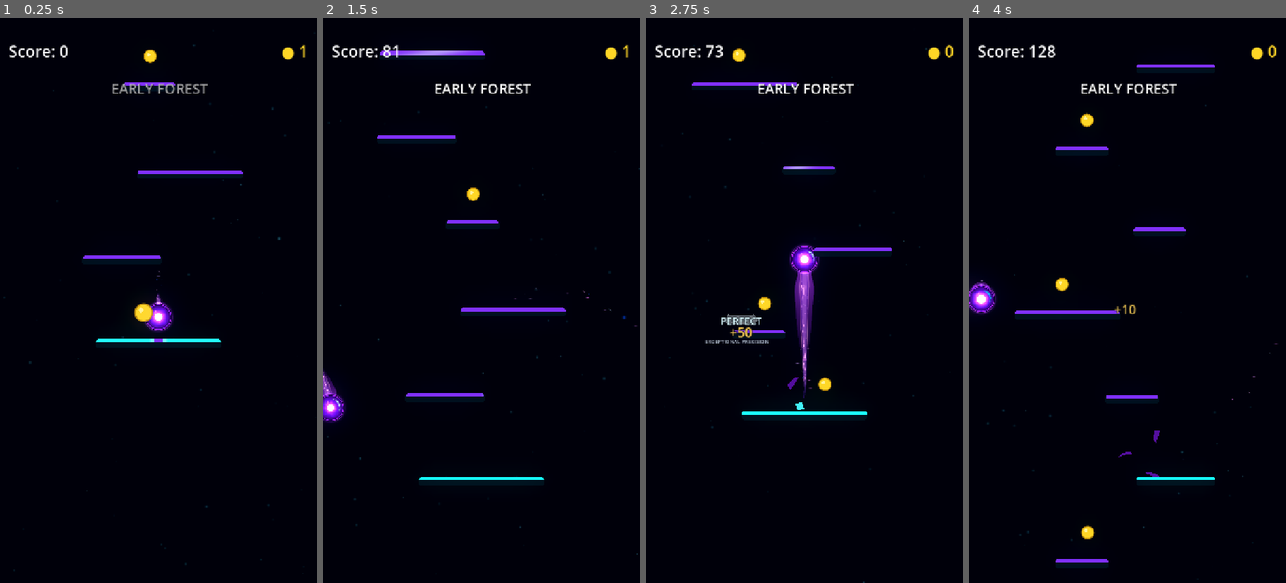
Above: before the commit, frames 1-4 (left to right).
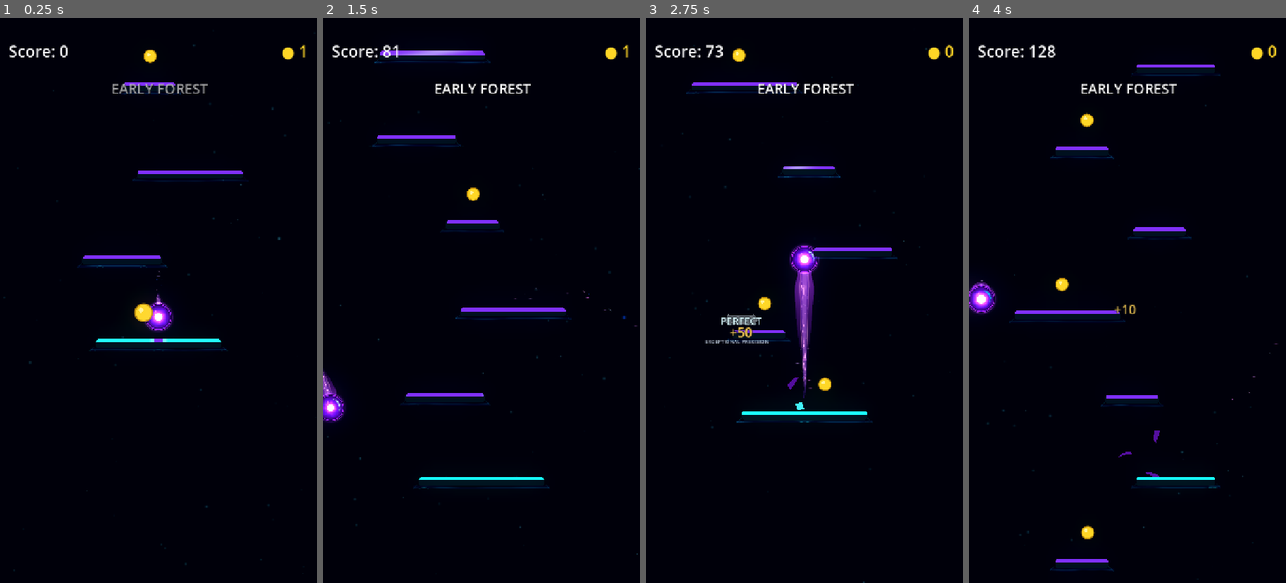
Above: after the commit, the same moments.

Repository: Kryodo/TowerJump
Game: Godot game, scene res://scenes/main.tscn
Same seed, same stepped clock (60 frames per second), same inputs: the game is played once before the commit and once after it.
Inputs (mouse positions are in pixels of both pictures, inside the frame that each line leads up to):
- Up to frame 1 (0.25 s): no input
- Up to frame 2 (1.5 s): move the mouse to (551, 272) at 0.52 s; hold Right (ui_right) 0.53-1.25 s; click (551, 272) at 0.67 s; drag from (418, 328) to (471, 193) at 1.27 s
- Up to frame 3 (2.75 s): click "Nochmal spielen" at 2 s
- Up to frame 4 (4 s): move the mouse to (1159, 176) at 2.77 s; hold Right (ui_right) 2.78-3.5 s; drag from (1111, 413) to (1060, 193) at 3.52 s

The runs differ from the first frame. In frame 1, 0.2% of the frame differs, in the area x 24-77%, y 13-59%; in frame 2, 0.3%, in the area x 15-79%, y 7-84%; in frame 3, 0.3%; in frame 4, 0.3%.

Commit message:
Add first-pass Normal platform resonance field

Diff:
--- a/scripts/platform.gd
+++ b/scripts/platform.gd
@@ -49,6 +49,9 @@
 const LandingApproachStateScript := preload(
 	"res://scripts/landing/landing_approach_state.gd"
 )
+const PlatformResonanceFieldScript := preload(
+	"res://scripts/platform_resonance_field.gd"
+)
 
 # Physical landing is surfaced as an event so the centralized landing system
 # can fan the same event out to future ball/effect/score/combo/camera/audio layers.
@@ -67,6 +70,8 @@
 # owns targeting/prediction; the platform only exposes a visual adapter.
 var _landing_approach: LandingApproachState = LandingApproachState.new()
 var _landing_confirmation_tween: Tween = null
+var _resonance_field: Node2D = null
+var _last_landing_world_x: float = 0.0
 var _idle_sheen_delay: float = -1.0
 var _idle_sheen_tween: Tween = null
 
@@ -78,8 +83,22 @@
 	add_to_group("platforms")
 	_collision_shape.one_way_collision = true
 
+	_create_resonance_field()
 	_apply_geometry()
 	_schedule_idle_sheen()
+
+
+func _create_resonance_field() -> void:
+	if _resonance_field != null and is_instance_valid(_resonance_field):
+		return
+
+	_resonance_field = Node2D.new()
+	_resonance_field.name = "ResonanceField"
+	_resonance_field.set_script(PlatformResonanceFieldScript)
+	add_child(_resonance_field)
+	# Draw the field before the body and neon edge so its energy stays outside
+	# and beneath the platform instead of obscuring its established silhouette.
+	move_child(_resonance_field, 0)
 
 func _apply_geometry() -> void:
 	var shape := RectangleShape2D.new()
@@ -137,6 +156,14 @@
 	_neon_edge.set_instance_shader_parameter("platform_height", height)
 	_neon_edge.set_instance_shader_parameter("edge_height", EDGE_HEIGHT)
 	_neon_edge.set_instance_shader_parameter("idle_sheen_progress", -1.0)
+
+	if _resonance_field != null and is_instance_valid(_resonance_field):
+		_resonance_field.call(
+			"configure",
+			int(platform_type),
+			width * width_scale,
+			height
+		)
 
 func _process(delta: float) -> void:
 	if _idle_sheen_delay < 0.0:
@@ -276,6 +303,10 @@
 	_schedule_idle_sheen()
 
 func on_ball_landed(landing_world_x: float) -> float:
+	# Preserve the physical contact point for the visual response that follows
+	# landing confirmation; this does not alter scoring or jump physics.
+	_last_landing_world_x = landing_world_x
+
 	# Surface the physical landing. LandingFeedbackController turns this into
 	# one LandingEvent that all future reaction layers can consume.
 	landing_occurred.emit(landing_world_x)
@@ -296,6 +327,13 @@
 func play_landing_confirmation(strength: float = 1.0) -> void:
 	if _landing_confirmation_tween != null and _landing_confirmation_tween.is_valid():
 		_landing_confirmation_tween.kill()
+
+	if _resonance_field != null and is_instance_valid(_resonance_field):
+		_resonance_field.call(
+			"play_landing_wave",
+			_last_landing_world_x,
+			strength
+		)
 
 	_neon_edge.set_instance_shader_parameter("activated", 1.0)
 	_neon_edge.set_instance_shader_parameter("landing_confirm", 0.0)
@@ -392,6 +430,7 @@
 		"approach_target_x",
 		_landing_approach.target_x
 	)
+	_update_resonance_approach_feedback()
 
 func retract_landing_approach_feedback(delta: float) -> void:
 	_landing_approach.update_retract(
@@ -406,6 +445,7 @@
 		"approach_target_x",
 		_landing_approach.target_x
 	)
+	_update_resonance_approach_feedback()
 
 func complete_landing_approach_feedback() -> void:
 	_landing_approach.complete()
@@ -421,6 +461,16 @@
 		"activated",
 		1.0
 	)
+	_update_resonance_approach_feedback()
+
+func _update_resonance_approach_feedback() -> void:
+	if _resonance_field == null or not is_instance_valid(_resonance_field):
+		return
+	_resonance_field.call(
+		"set_approach_feedback",
+		_landing_approach.charge(),
+		_landing_approach.target_x
+	)
 
 func is_landing_approach_feedback_empty() -> bool:
 	return _landing_approach.progress <= 0.0001
@@ -433,6 +483,9 @@
 
 func reset_landing_feedback_visual() -> void:
 	_landing_approach.reset()
+	_last_landing_world_x = global_position.x
+	if _resonance_field != null and is_instance_valid(_resonance_field):
+		_resonance_field.call("reset_feedback")
 	_neon_edge.set_instance_shader_parameter("idle_sheen_progress", -1.0)
 	_neon_edge.set_instance_shader_parameter("approach_charge", 0.0)
 	_neon_edge.set_instance_shader_parameter("approach_target_x", 0.5)
--- /dev/null
+++ b/scripts/platform_resonance_field.gd
@@ -0,0 +1,247 @@
+extends Node2D
+## First layer in TowerJump's reusable platform-visual library.
+##
+## Normal platforms use a restrained resonance field outside the body:
+## slow breathing, a travelling idle wave, a little motion around the tips,
+## and a stronger expanding wave on landing. The field is drawn behind the
+## platform's own body and edge. Other platform types are intentionally hidden
+## until they receive their own visual behavior.
+
+const PLATFORM_TYPE_NORMAL: int = 0
+const IDLE_WAVE_PERIOD: float = 5.6
+const IDLE_WAVE_DURATION: float = 1.55
+const LANDING_WAVE_DURATION: float = 0.46
+const CURVE_SEGMENTS: int = 42
+
+var _platform_type: int = PLATFORM_TYPE_NORMAL
+var _platform_width: float = 220.0
+var _platform_height: float = 20.0
+var _time: float = 0.0
+var _phase_offset: float = 0.0
+var _approach_charge: float = 0.0
+var _approach_charge_target: float = 0.0
+var _approach_target_x: float = 0.5
+var _landing_wave_age: float = -1.0
+var _landing_wave_strength: float = 0.0
+var _landing_local_x: float = 0.0
+
+
+func _ready() -> void:
+	_phase_offset = randf_range(0.0, IDLE_WAVE_PERIOD)
+	var additive_material := CanvasItemMaterial.new()
+	additive_material.blend_mode = CanvasItemMaterial.BLEND_MODE_ADD
+	material = additive_material
+	set_process(true)
+
+
+func configure(platform_type: int, platform_width: float, platform_height: float) -> void:
+	_platform_type = platform_type
+	_platform_width = maxf(platform_width, 1.0)
+	_platform_height = maxf(platform_height, 1.0)
+
+	# Only Normal gets this first-pass treatment. This keeps the upcoming
+	# Moving/Spring/Decay identities from inheriting the wrong energy language.
+	visible = _platform_type == PLATFORM_TYPE_NORMAL
+	if not visible:
+		_approach_charge = 0.0
+		_approach_charge_target = 0.0
+		_landing_wave_age = -1.0
+	queue_redraw()
+
+
+func set_approach_feedback(charge: float, target_x: float) -> void:
+	_approach_charge_target = clampf(charge, 0.0, 1.0)
+	_approach_target_x = clampf(target_x, 0.0, 1.0)
+
+
+func play_landing_wave(landing_world_x: float, strength: float = 1.0) -> void:
+	if _platform_type != PLATFORM_TYPE_NORMAL:
+		return
+	_landing_local_x = clampf(
+		landing_world_x - global_position.x,
+		-_platform_width * 0.5,
+		_platform_width * 0.5
+	)
+	_landing_wave_age = 0.0
+	_landing_wave_strength = clampf(strength, 0.65, 1.45)
+	_approach_charge_target = 0.0
+	queue_redraw()
+
+
+func reset_feedback() -> void:
+	_approach_charge = 0.0
+	_approach_charge_target = 0.0
+	_approach_target_x = 0.5
+	_landing_wave_age = -1.0
+	_landing_wave_strength = 0.0
+	_landing_local_x = 0.0
+	queue_redraw()
+
+
+func _process(delta: float) -> void:
+	if not visible or not is_visible_in_tree():
+		return
+	var platform := get_parent()
+	if platform == null:
+		return
+	# Respect the parent platform's existing visibility test so pooled,
+	# off-screen platforms do not redraw or advance their field animation.
+	if platform.has_method("_is_platform_on_screen") and not bool(platform.call("_is_platform_on_screen")):
+		return
+
+	_time += delta
+	var response: float = 1.0 - exp(-7.0 * delta)
+	_approach_charge = lerpf(_approach_charge, _approach_charge_target, response)
+	if _landing_wave_age >= 0.0:
+		_landing_wave_age += delta
+		if _landing_wave_age >= LANDING_WAVE_DURATION:
+			_landing_wave_age = -1.0
+			_landing_wave_strength = 0.0
+	queue_redraw()
+
+
+func _draw() -> void:
+	if not visible or _platform_type != PLATFORM_TYPE_NORMAL:
+		return
+
+	var half_width: float = _platform_width * 0.5
+	var half_height: float = _platform_height * 0.5
+	var breathe: float = 0.5 + 0.5 * sin(_time * 1.35 + _phase_offset)
+	var field_base_y: float = half_height + 4.2
+	var phase: float = _time * 0.72 + _phase_offset
+
+	# An asymmetric, slowly moving curve hangs just beneath the platform's
+	# underside. It reads as a field in the surrounding space, not a second edge.
+	var field_curve := PackedVector2Array()
+	for i in range(CURVE_SEGMENTS + 1):
+		var t: float = float(i) / float(CURVE_SEGMENTS)
+		var x: float = lerpf(-half_width - 11.0, half_width + 11.0, t)
+		var sway: float = sin(t * TAU * 1.15 + phase) * 0.72
+		var secondary_sway: float = sin(t * TAU * 2.45 - _time * 0.52 + _phase_offset) * 0.34
+		var gather: float = 0.0
+		if _approach_charge > 0.001:
+			var target_x: float = lerpf(-half_width, half_width, _approach_target_x)
+			var focus_radius: float = lerpf(half_width * 0.30, half_width * 0.14, _approach_charge)
+			gather = exp(-pow((x - target_x) / maxf(focus_radius, 1.0), 2.0)) * _approach_charge
+		field_curve.append(Vector2(
+			x,
+			field_base_y + sway + secondary_sway - gather * 1.5
+		))
+
+	# A very soft, broad halo sits below the main filament; the brighter inner
+	# trace breathes gently and keeps the platform from feeling inert.
+	draw_polyline(
+		field_curve,
+		Color(0.22, 0.16, 1.45, 0.055 + breathe * 0.025),
+		5.5,
+		true
+	)
+	draw_polyline(
+		field_curve,
+		Color(0.08, 0.75, 2.0, 0.11 + breathe * 0.065),
+		1.35,
+		true
+	)
+
+	_draw_tip_filament(-1.0, half_width, half_height, phase, breathe)
+	_draw_tip_filament(1.0, half_width, half_height, phase + 0.83, breathe)
+
+	# Occasionally, a pair of resonance fronts travels from the center toward
+	# both ends. Their timing is offset per platform, so adjacent platforms
+	# don't pulse in lockstep.
+	var idle_wave_clock: float = fposmod(_time + _phase_offset * 0.37, IDLE_WAVE_PERIOD)
+	if idle_wave_clock < IDLE_WAVE_DURATION:
+		var wave_progress: float = smoothstep(0.0, IDLE_WAVE_DURATION, idle_wave_clock)
+		var wave_x: float = (half_width + 10.0) * wave_progress
+		var wave_fade: float = (1.0 - wave_progress * 0.48) * (0.12 + 0.10 * breathe)
+		_draw_wave_crest(wave_x, half_height, wave_fade, false)
+		_draw_wave_crest(-wave_x, half_height, wave_fade, false)
+
+	# As the player approaches, the resonance tightens toward the predicted
+	# landing point, making the outside field participate in the same feedback.
+	if _approach_charge > 0.025:
+		var approach_x: float = lerpf(-half_width, half_width, _approach_target_x)
+		var approach_strength: float = _approach_charge * (0.20 + breathe * 0.12)
+		_draw_approach_crescent(approach_x, half_height, approach_strength)
+
+	# A contact wave expands away from the real landing location, then dissolves.
+	if _landing_wave_age >= 0.0:
+		var landing_progress: float = smoothstep(0.0, LANDING_WAVE_DURATION, _landing_wave_age)
+		var landing_fade: float = _landing_wave_strength * (1.0 - landing_progress) * 0.50
+		var travel_extent: float = half_width + 13.0
+		var left_front: float = lerpf(_landing_local_x, -travel_extent, landing_progress)
+		var right_front: float = lerpf(_landing_local_x, travel_extent, landing_progress)
+		_draw_wave_crest(left_front, half_height, landing_fade, true)
+		_draw_wave_crest(right_front, half_height, landing_fade, true)
+
+		if _landing_wave_age < 0.11:
+			var impact_strength: float = _landing_wave_strength * (1.0 - _landing_wave_age / 0.11)
+			var impact_color := Color(0.32, 1.55, 3.25, clampf(impact_strength * 0.28, 0.0, 0.42))
+			var impact_y: float = half_height + 5.0
+			draw_line(
+				Vector2(_landing_local_x - 6.0, impact_y + 2.0),
+				Vector2(_landing_local_x - 2.0, impact_y - 1.0),
+				impact_color, 1.5, true
+			)
+			draw_line(
+				Vector2(_landing_local_x + 2.0, impact_y - 1.0),
+				Vector2(_landing_local_x + 6.0, impact_y + 2.0),
+				impact_color, 1.5, true
+			)
+
+
+func _draw_tip_filament(
+	side: float,
+	half_width: float,
+	half_height: float,
+	phase: float,
+	breathe: float
+) -> void:
+	var bob: float = sin(phase * 0.92 + side * 0.4) * 1.25
+	var drift: float = sin(phase * 0.63 + side) * 1.6
+	var points := PackedVector2Array([
+		Vector2(side * (half_width + 1.5), half_height - 3.0),
+		Vector2(side * (half_width + 4.5), half_height + bob * 0.35),
+		Vector2(side * (half_width + 8.0 + drift), half_height + 3.0 + bob),
+		Vector2(side * (half_width + 11.5), half_height + 7.0 - bob * 0.25)
+	])
+	var alpha: float = 0.075 + breathe * 0.075
+	draw_polyline(points, Color(0.10, 0.78, 2.15, alpha), 1.15, true)
+
+
+func _draw_wave_crest(
+	center_x: float,
+	half_height: float,
+	strength: float,
+	landing_wave: bool
+) -> void:
+	var y: float = half_height + 4.2
+	var points := PackedVector2Array([
+		Vector2(center_x - 7.0, y + 2.0),
+		Vector2(center_x - 3.5, y + 0.4),
+		Vector2(center_x, y - 0.8),
+		Vector2(center_x + 3.5, y + 0.4),
+		Vector2(center_x + 7.0, y + 2.0)
+	])
+	var alpha: float = clampf(strength * (1.0 if landing_wave else 0.72), 0.0, 0.45)
+	var tint := Color(0.16, 1.0, 2.65, alpha)
+	if landing_wave:
+		tint = Color(0.34, 1.65, 3.4, alpha)
+	draw_polyline(points, tint, 1.8 if landing_wave else 1.25, true)
+
+
+func _draw_approach_crescent(center_x: float, half_height: float, strength: float) -> void:
+	var y: float = half_height + 4.0
+	var points := PackedVector2Array([
+		Vector2(center_x - 11.0, y + 2.0),
+		Vector2(center_x - 6.0, y + 0.8),
+		Vector2(center_x, y - 0.2),
+		Vector2(center_x + 6.0, y + 0.8),
+		Vector2(center_x + 11.0, y + 2.0)
+	])
+	draw_polyline(
+		points,
+		Color(0.10, 1.05, 2.5, clampf(strength, 0.0, 0.36)),
+		1.4,
+		true
+	)
